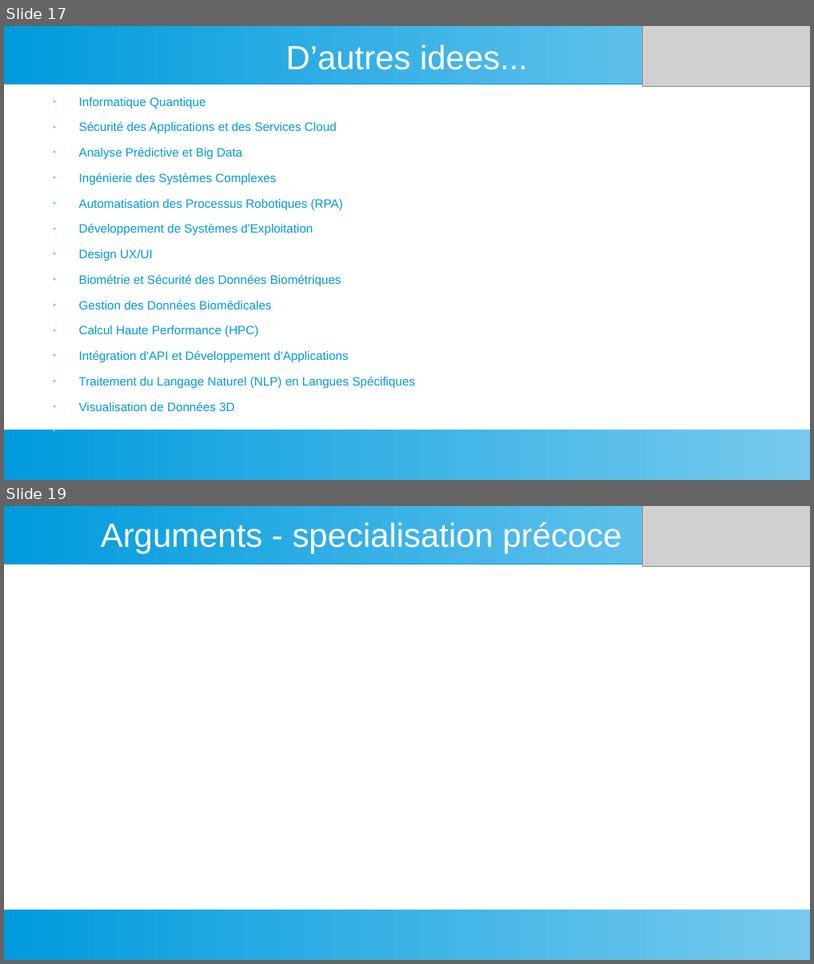
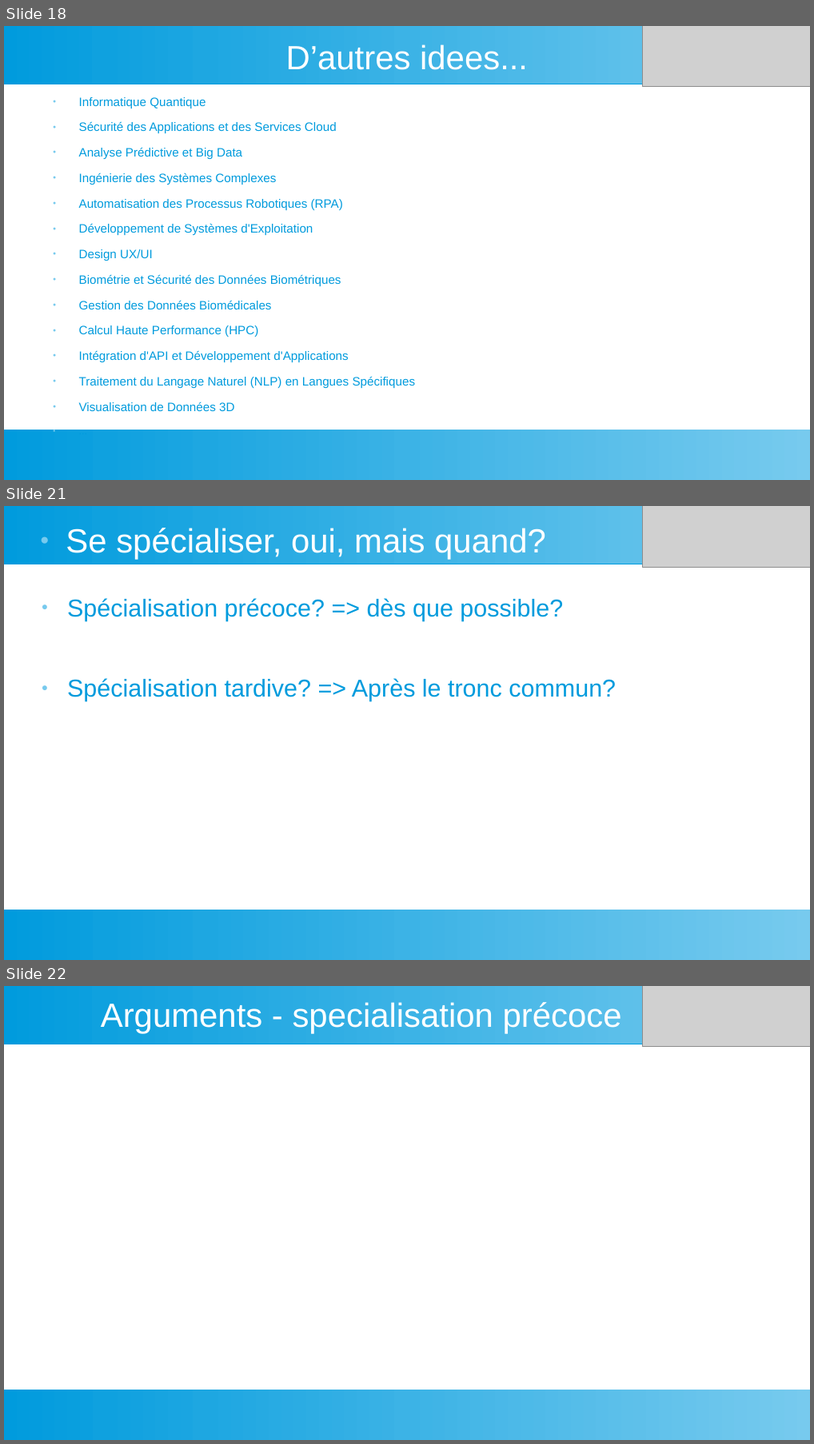
Before and after one commit to dansylvain/market_study_pres00, a slide deck: presentation specialisation pro.odp. Shown one above the other, each under a label of ours: slides 17 and 19 before the commit, slides 18, 21 and 22 after it; the slides between them are not shown. The pictures are 814x964 and 814x1444 pixels, drawn with LibreOffice and Linux fonts; fonts in the diff are those of the drawing; grey boxes stand for pictures. Boxes give left, top, right and bottom in pixels: in the first picture for what was removed or moved away, otherwise in the second. Text is boxed around its words. In the diff, an @@ line names an element or a change of style, - is before the commit and + after.

```diff
--- a/presentation specialisation pro.odp
+++ b/presentation specialisation pro.odp
@@ slide 21 added at bbox=[4, 506, 810, 960], background #FFFFFF; not listed: 2 template elements that a slide beside it also shows @@
@@ title added at bbox=[66, 528, 546, 560], 33 pt, text #FFFFFF @@
+● Se spécialiser, oui, mais quand?
@@ picture added at bbox=[643, 506, 810, 567] @@
@@ text added at bbox=[67, 598, 616, 701], 24 pt, text #009BDD @@
+● Spécialisation précoce? => dès que possible?
+● Spécialisation tardive? => Après le tronc commun?
@@ what was slide 17 is now slide 18 @@
@@ what was slide 19 is now slide 22 @@
```
Also in this commit, not shown: 4 slides changed, 3 other slides added, 1 slide removed, 1 other file.
